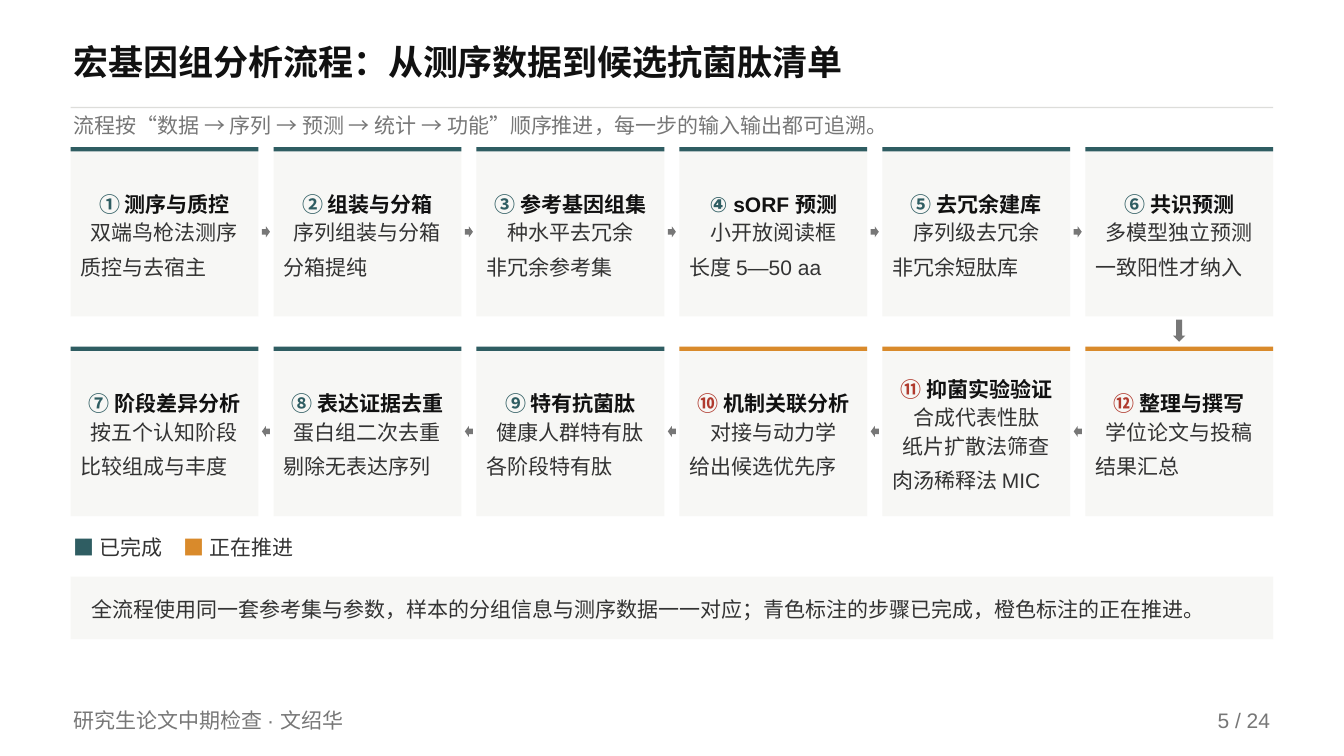
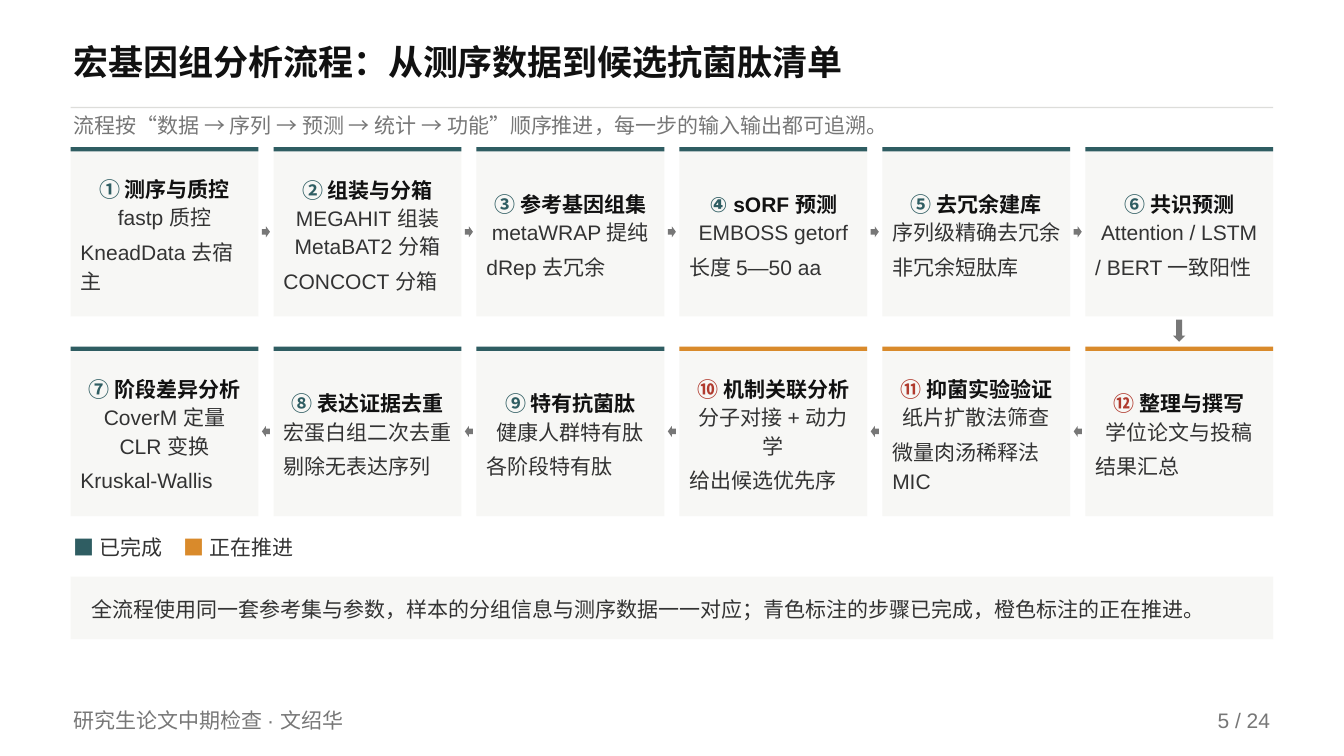
Before and after one commit to mqgg5630-cyber/zhongqi, a slide deck: slide 5 of deliverable/中期答辩_最终版.pptx. Drawn at 1344x756 pixels with LibreOffice and Linux fonts; fonts in the diff are those of the drawing. Boxes give left, top, right and bottom in pixels: in the first picture for what was removed or moved away, otherwise in the second. Text is boxed around its words. In the diff, an @@ line names an element or a change of style, - is before the commit and + after.

Commit message:
fix: PPT 四问收尾（去来源小字 / 点名工具 / 分组人数 / 结束页在最后）+ 文档口径同步
按四点追问改三份 PPT（最终版 = H 版同源、中间版 1、中间版 2）：
1) 删除全部「图：本项目自制（results/figures/…）」来源小字：make_ppt_nature / mech / mid
   里的 source_line 与 4 处调用一并移除，图意改由图注承载；check_ppt.py 增加硬检查
   （正文 + 演讲备注禁用该表述），防回归
2) 流程页与说明点名具体工具：fastp、KneadData、MEGAHIT、MetaBAT2、MaxBin2、CONCOCT、
   metaWRAP、dRep、EMBOSS getorf、Attention/LSTM/BERT、CoverM、Kruskal-Wallis、
   Mann-Whitney U（卡片、顶部要点与演讲备注都写全，卡片短行不折行）
3) 分组页写清最终选择人数：265 例匹配亚队列、各阶段 53 例、每组 35 女 / 18 男、
   平均年龄 68.2—70.0 岁、组间最大差 1.8 岁、30 个分层单元；卡片改 4 行不溢出
4) 结束页 / 谢谢页挪到整份 PPT 最后一页：新增 final_closing() / mid_closing()，
   机制页插在结束页之前 -> 最终版 / H 版 24 页（谢谢页 = 24）、中间版 1/2 各 14 页（= 14）

文档口径同步：README、deliverable/README、中间版/README、中间版2/README、code/README
（页数 24/14、机制页 18—23 / 10—13、检查小组成员格按模板留空、来源小字与结束页说明）；
预览图重出（H 版 6 张、中间版与中间版 2 各 4 张、最终版流程 / 分组 / 机制 / 结束页）。

自检全绿：check_all.sh（4 docx 格式、11 PPT 版式 0 警告、4 版面体检、口径核对、机制图、
28/28 脚本 ASCII）+ nature audit 4 份 0 findings（results/qa/）.

```diff
--- a/deliverable/中期答辩_最终版.pptx
+++ b/deliverable/中期答辩_最终版.pptx
@@ text in rectangle at (80,207,233,290): text changed @@
-双端鸟枪法测序
-质控与去宿主
+fastp 质控
+KneadData 去宿主
@@ text in rectangle at (283,208,440,291): text changed @@
-序列组装与分箱
-分箱提纯
+MEGAHIT 组装
+MetaBAT2 分箱
+CONCOCT 分箱
@@ text in rectangle at (486,222,649,279): text changed @@
-种水平去冗余
-非冗余参考集
+metaWRAP 提纯
+dRep 去冗余
@@ text in rectangle at (689,225,848,277): text changed @@
-小开放阅读框
-长度 5—50 aa
+EMBOSS getorf
+长度 5—50 aa
@@ text in rectangle at (892,222,1060,277): text changed @@
-序列级去冗余
-非冗余短肽库
+序列级精确去冗余
+非冗余短肽库
@@ text in rectangle at (1101,224,1257,277): text changed @@
-多模型独立预测
-一致阳性才纳入
+Attention / LSTM
+/ BERT 一致阳性
@@ text in rectangle at (80,407,225,488): text changed @@
-按五个认知阶段
-比较组成与丰度
+CoverM 定量
+CLR 变换
+Kruskal-Wallis
@@ text in rectangle at (689,407,848,490): text changed @@
-对接与动力学
-给出候选优先序
+分子对接 + 动力学
+给出候选优先序
@@ text in rectangle at (892,407,1050,489): text changed @@
-合成代表性肽
-纸片扩散法筛查
-肉汤稀释法 MIC
+纸片扩散法筛查
+微量肉汤稀释法 MIC
@@ text in rectangle at (283,422,451,476): text changed @@
-蛋白组二次去重
-剔除无表达序列
+宏蛋白组二次去重
+剔除无表达序列
```
Also in this commit, not shown: 13 other slides changed, 40 other files.
